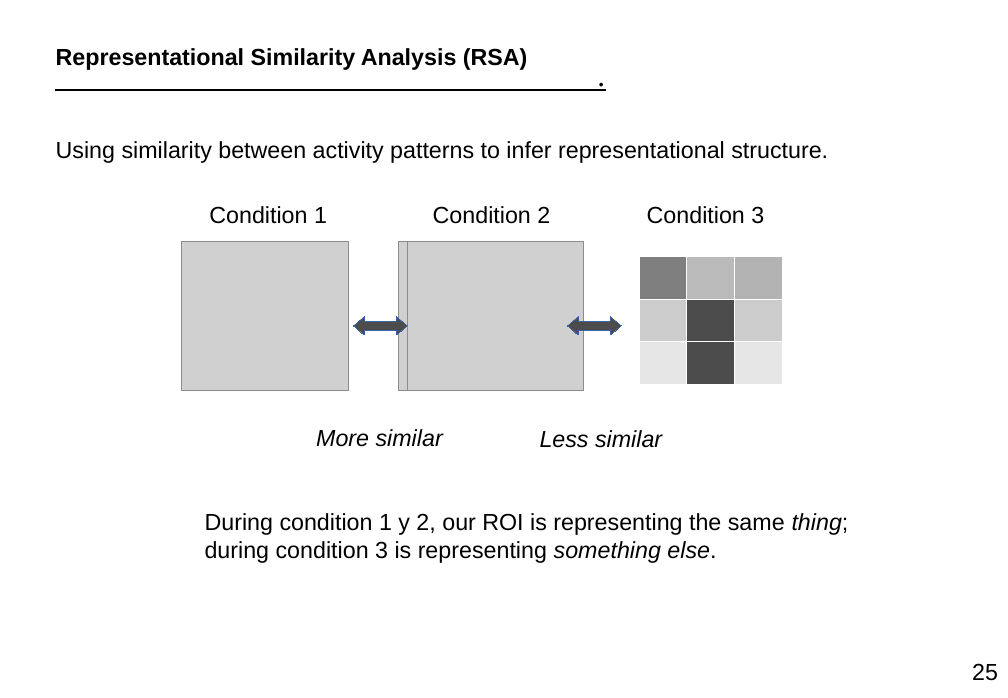
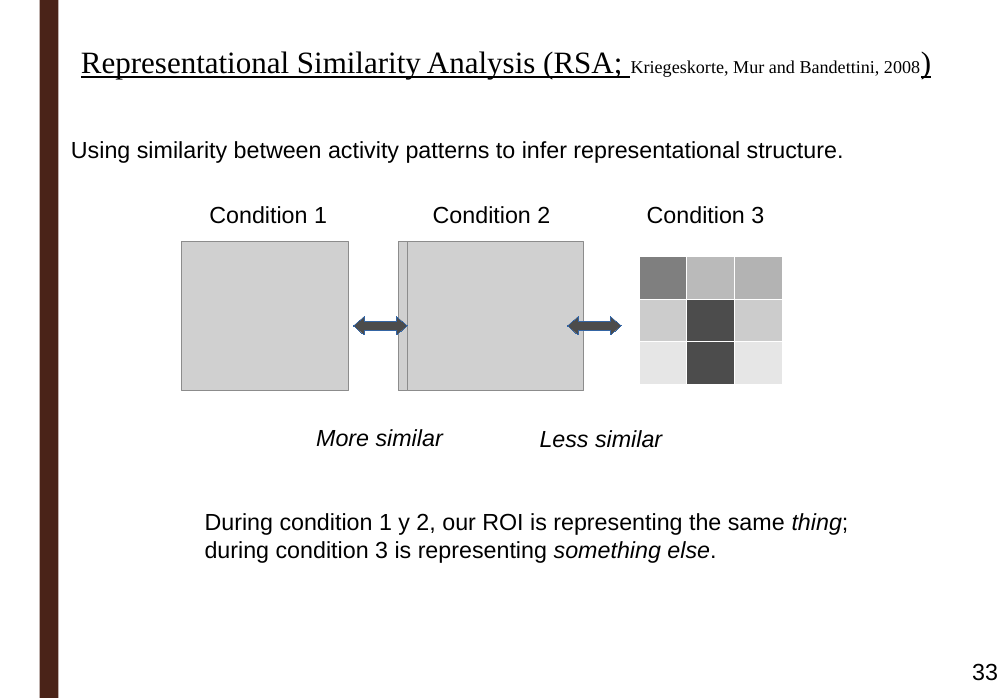
Before and after one commit to ortiztud/fmri_analysis_intro, a slide deck: slide 33 of slides/slides_session-5.pptx (slide 25 before the commit). Drawn at 1008x698 pixels with LibreOffice and Linux fonts; fonts in the diff are those of the drawing; grey boxes stand for pictures; background and template pictures are left out. Boxes give left, top, right and bottom in pixels: in the first picture for what was removed or moved away, otherwise in the second. Text is boxed around its words. In the diff, an @@ line names an element or a change of style, - is before the commit and + after.

```diff
--- a/slides/slides_session-5.pptx
+++ b/slides/slides_session-5.pptx
@@ rectangle added at bbox=[39, 0, 58, 698], fill #4A2318 @@
@@ text removed at bbox=[46, 51, 984, 101] @@
-.
@@ text at bbox=[81, 51, 920, 79]: text changed; size 18 to 24 pt; font Arial to Times New Roman; bold off @@
-Representational Similarity Analysis (RSA)
+Representational Similarity Analysis (RSA; Kriegeskorte, Mur and Bandettini, 2008)
@@ text "Using similarity between activity patterns ...": place and size @@
-text "Using similarity between activity patterns ..." at bbox=[56, 141, 828, 163]
+text "Using similarity between activity patterns ..." at bbox=[71, 141, 844, 163]
@@ page number at bbox=[972, 663, 998, 681]: text changed @@
-25
+33
```
Also in this commit, not shown: 19 other slides changed, 15 slides added, 7 slides removed, 1 other file.
